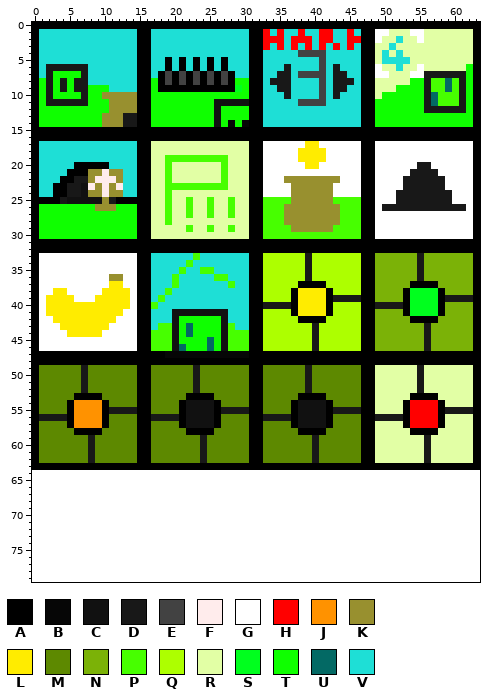
Edited in one commit: sprite sheet (assets/images/awards.png). Above, as it was before the edit.
The file is 64x64 pixels. The old version is drawn lined up with the new one, on the new canvas.
Palette (. is transparent): A #000000  B #060606  C #111111  D #181818  E #424242  F #ffecec  G #ffffff  H #ff0000  J #ff9200  K #98902f  L #ffec00  M #5d8900  N #7bb207  P #47ff00  Q #adff00  R #e2ffa5  S #00ff1e  T #0fff00  U #036964  V #1edfd6
Pixels before (only the part around the change), first column x 0:
53 AMMMMMAAAAMMMMMAAMMMMMAA
54 AMMMMAJJJJAMMMMAAMMMMACC
55 AMMMMAJJJJADDDDAAMMMMACC
56 ADDDDAJJJJAMMMMAADDDDACC
57 AMMMMAJJJJAMMMMAAMMMMACC
58 AMMMMMAAAAMMMMMAAMMMMMAA
59 AMMMMMMMDMMMMMMAAMMMMMMM
60 AMMMMMMMDMMMMMMAAMMMMMMM
61 AMMMMMMMDMMMMMMAAMMMMMMM
62 AMMMMMMMDMMMMMMAAMMMMMMM
63 AAAAAAAAAAAAAAAAAAAAAAAA
64 ........................
65 ........................
66 ........................
67 ........................
68 ........................
69 ........................
70 ........................
71 ........................
72 ........................
73 ........................
74 ........................
75 ........................
76 ........................
77 ........................
78 ........................
79 ........................
And afterwards:
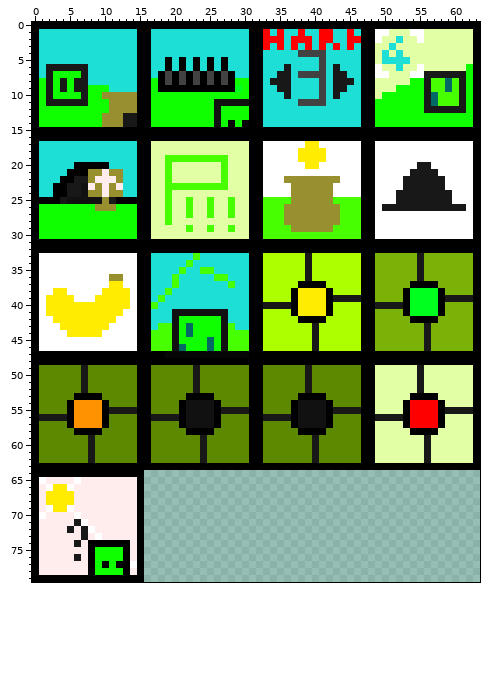
From old to new:
canvas 64x64 -> 64x80
Changed rows in their new state; - is an unchanged pixel.
first column x 0:
64 AAAAAAAAAAAAAAAA
65 AGFFFFGFFFFFFFFA
66 AFGLLGFFFFFFFFFA
67 AFLLLLFFFFFFFFFA
68 AFLLLLFFFFFFFFFA
69 AFGLLGFFFFFFFFFA
70 AGFFFFGFFFFFFFFA
71 AFFFFFDGFFFFFFFA
72 AFFFFDFDGFFFFFFA
73 AFFFFFFDFGFFFFFA
74 AFFFFFDFAAAAAAFA
75 AFFFFFFFATTTTAFA
76 AFFFFFDFATTTTAFA
77 AFFFFFFFATATAAGA
78 AFFFFFFFATTTTAFA
79 AAAAAAAAAAAAAAAA
